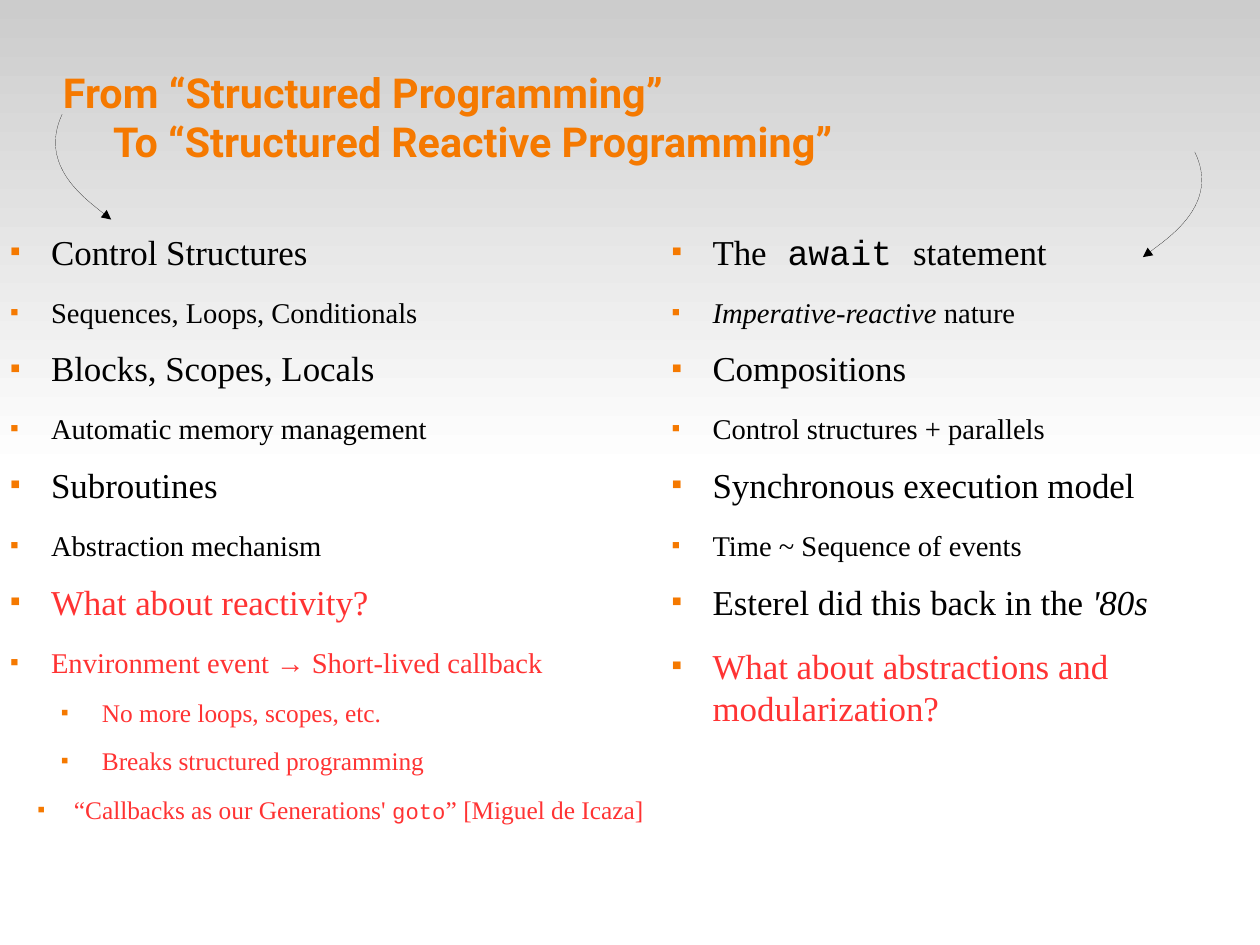
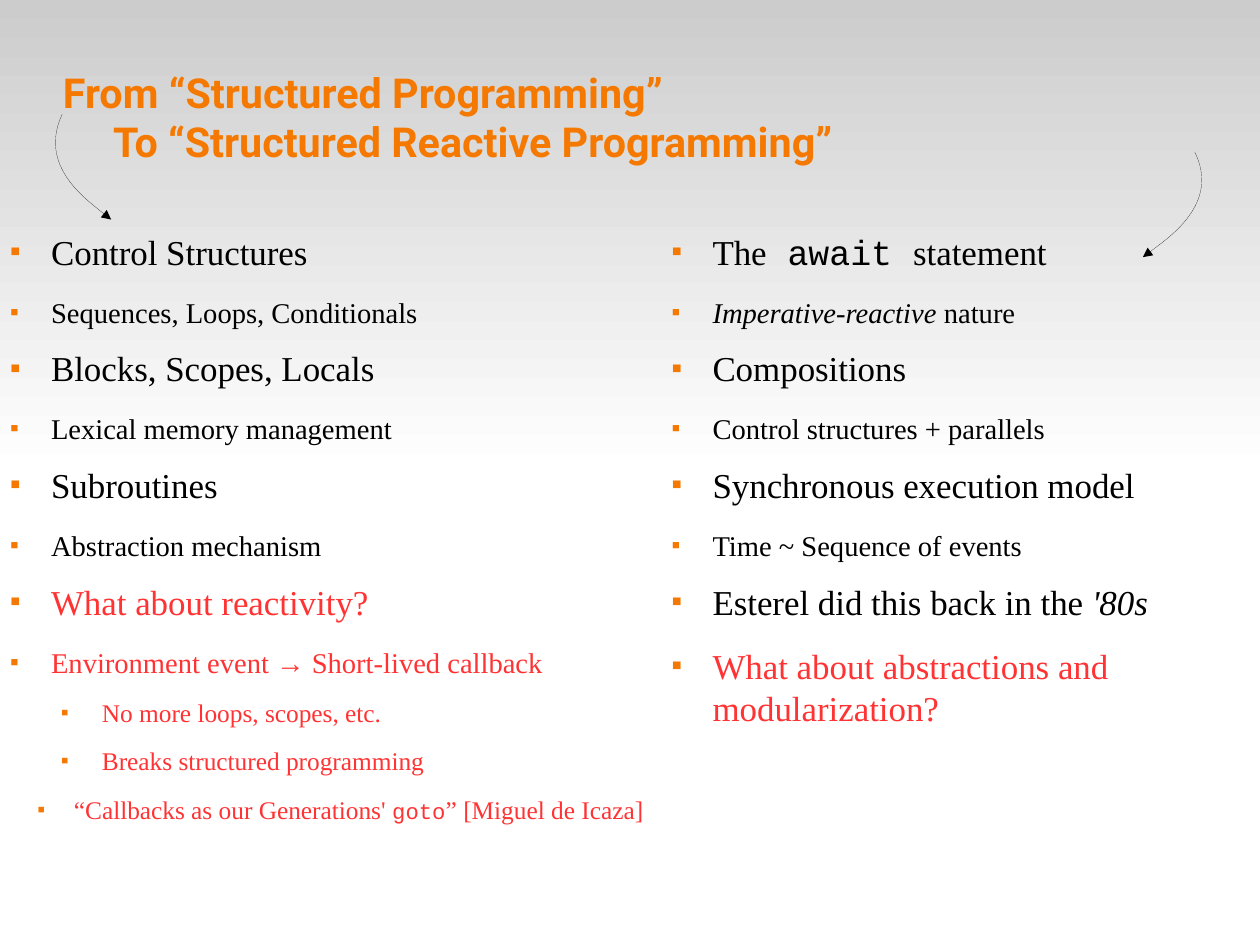
Before and after one commit to fsantanna-no/ceu-docs, a slide deck: slide 7 of ceu_edl.odp. Drawn at 1260x945 pixels with LibreOffice and Linux fonts; fonts in the diff are those of the drawing. Boxes give left, top, right and bottom in pixels: in the first picture for what was removed or moved away, otherwise in the second. Text is boxed around its words. In the diff, an @@ line names an element or a change of style, - is before the commit and + after.

```diff
--- a/ceu_edl.odp
+++ b/ceu_edl.odp
@@ text at bbox=[51, 419, 392, 445]: text changed @@
-  ■ Automatic memory management
+  ■ Lexical memory management
```
Also in this commit, not shown: 23 other slides changed, 6 other files.
